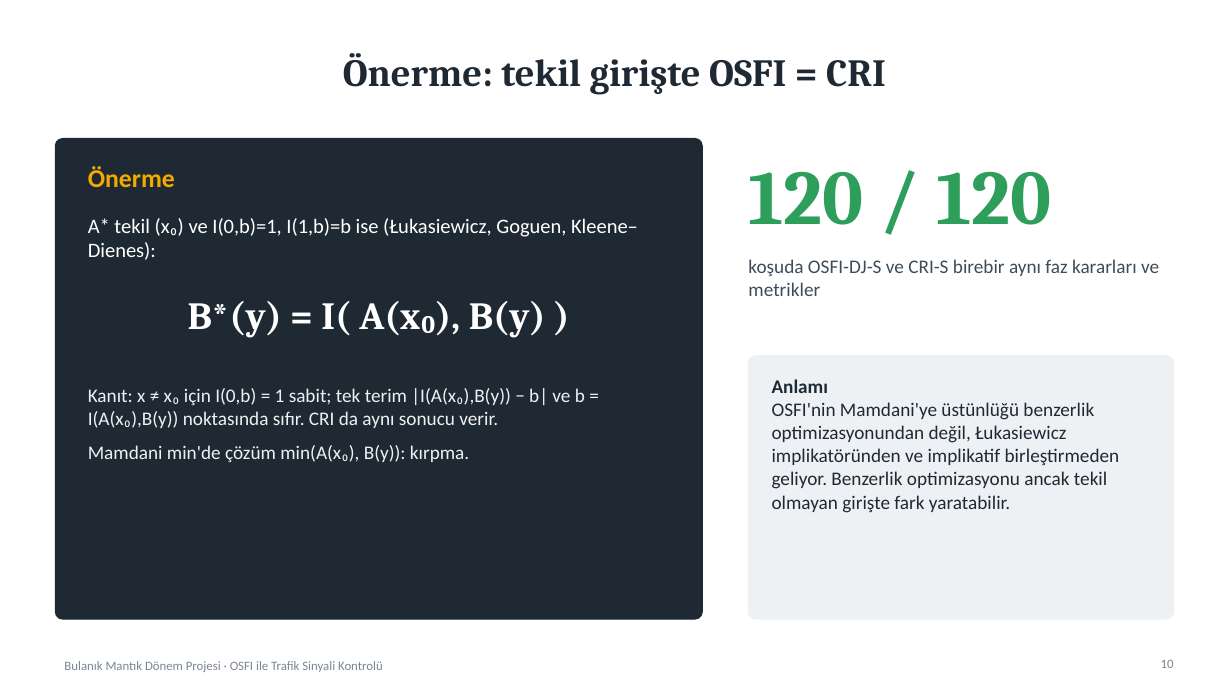
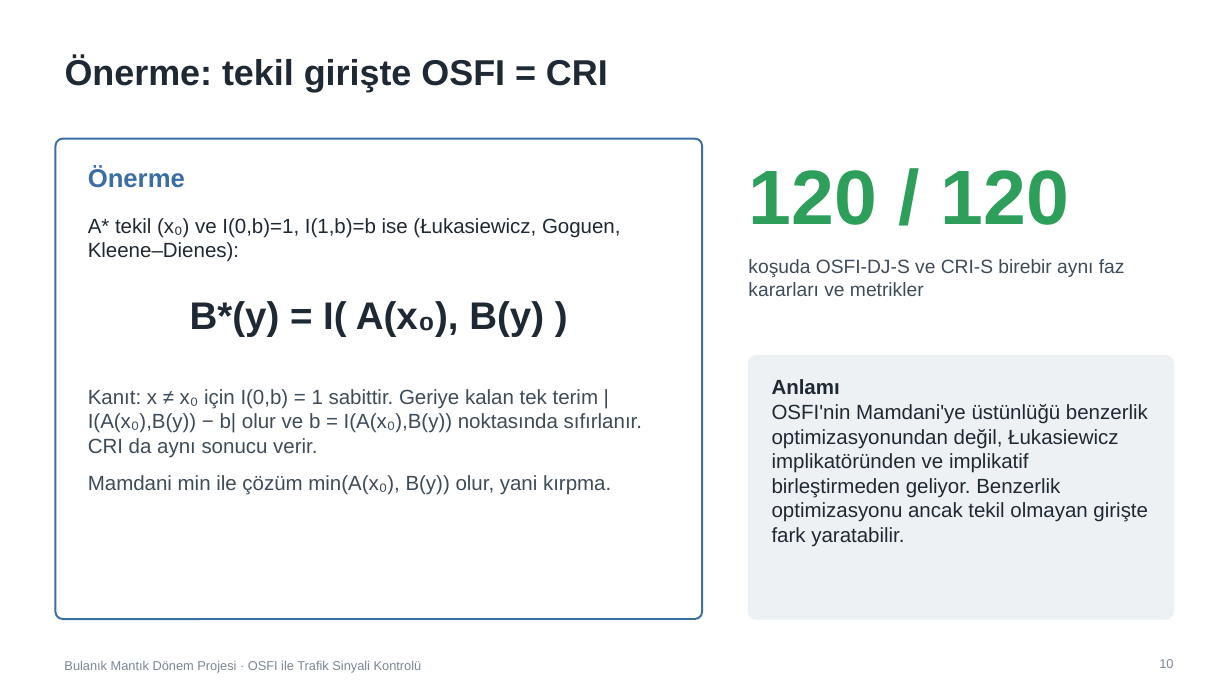
Before and after one commit to iscanliomerfaruk/osfi-traffic-signal-control, a slide deck: slide 10 of presentation/OSFI_Sunum.pptx. Drawn at 1232x693 pixels with LibreOffice and Linux fonts; fonts in the diff are those of the drawing. Boxes give left, top, right and bottom in pixels: in the first picture for what was removed or moved away, otherwise in the second. Text is boxed around its words. In the diff, an @@ line names an element or a change of style, - is before the commit and + after.

```diff
--- a/presentation/OSFI_Sunum.pptx
+++ b/presentation/OSFI_Sunum.pptx
@@ title "Önerme: tekil girişte OSFI = ..." at [65, 57, 608, 92]: size 30 to 28 pt, font Cambria to Arial; alignment centre to left @@
@@ rounded rectangle at [55, 139, 702, 619]: fill #1F2933 to #FFFFFF; outline #1F2933 1 pt to #3A6EA5 1.5 pt @@
@@ text "120 / 120" at [748, 170, 1069, 225]: font Cambria to Arial @@
@@ text "Önerme" at [88, 166, 185, 188]: font Calibri to Arial, text colour #F2A900 to #3A6EA5 @@
@@ text "A* tekil (x₀) ve I(0,b)=1, ..." at [88, 218, 621, 262]: font Calibri to Arial, text colour #FFFFFF to #1F2933 @@
@@ text "B*(y) = I( A(x₀), B(y) ..." at [190, 301, 544, 337]: font Cambria to Arial, text colour #FFFFFF to #1F2933 @@
@@ text at [88, 389, 642, 495]: text changed; size 15 to 16 pt; font Calibri to Arial; text colour #EEF1F4 to #3E4C59 @@
-Kanıt: x ≠ x₀ için I(0,b) = 1 sabit; tek terim |I(A(x₀),B(y)) − b| ve b = I(A(x₀),B(y)) noktasında sıfır. CRI da aynı sonucu verir.
-Mamdani min'de çözüm min(A(x₀), B(y)): kırpma.
+Kanıt: x ≠ x₀ için I(0,b) = 1 sabittir. Geriye kalan tek terim |I(A(x₀),B(y)) − b| olur ve b = I(A(x₀),B(y)) noktasında sıfırlanır. CRI da aynı sonucu verir.
+Mamdani min ile çözüm min(A(x₀), B(y)) olur, yani kırpma.
@@ text "Anlamı" at [772, 379, 1148, 547]: size 15 to 16 pt, font Calibri to Arial @@
@@ font Calibri to Arial in 3 elements at [748, 259, 1125, 296], [1159, 659, 1173, 668], [64, 660, 422, 673] @@
```
Also in this commit, not shown: 14 other slides changed, 1 other file.
